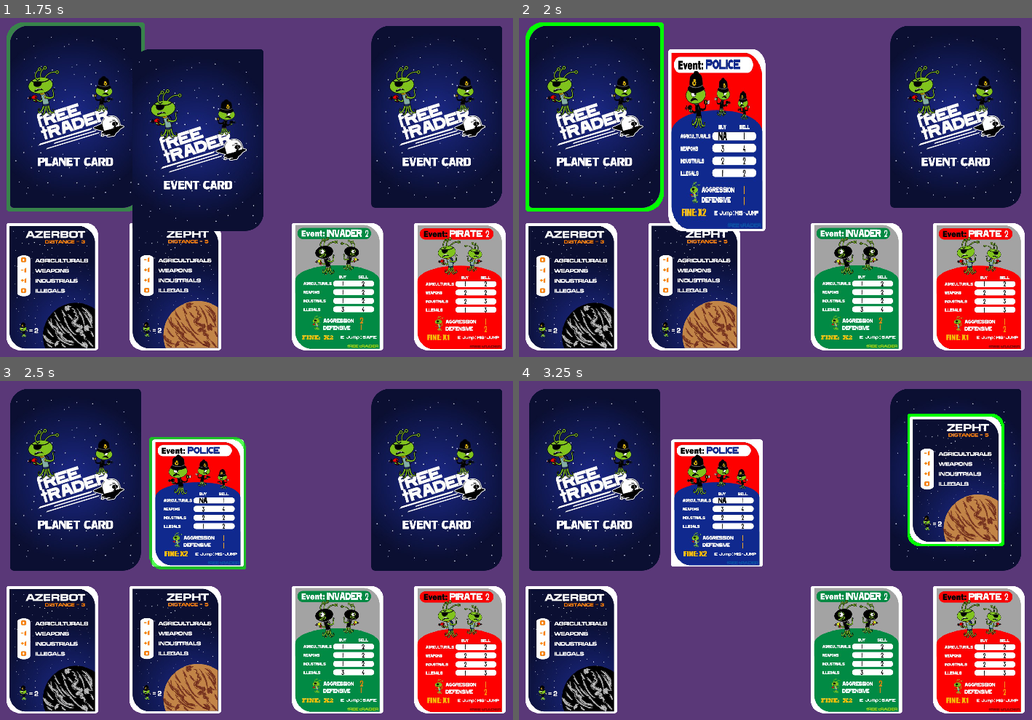
Above: before the commit, frames 1-4 (two rows, left to right).
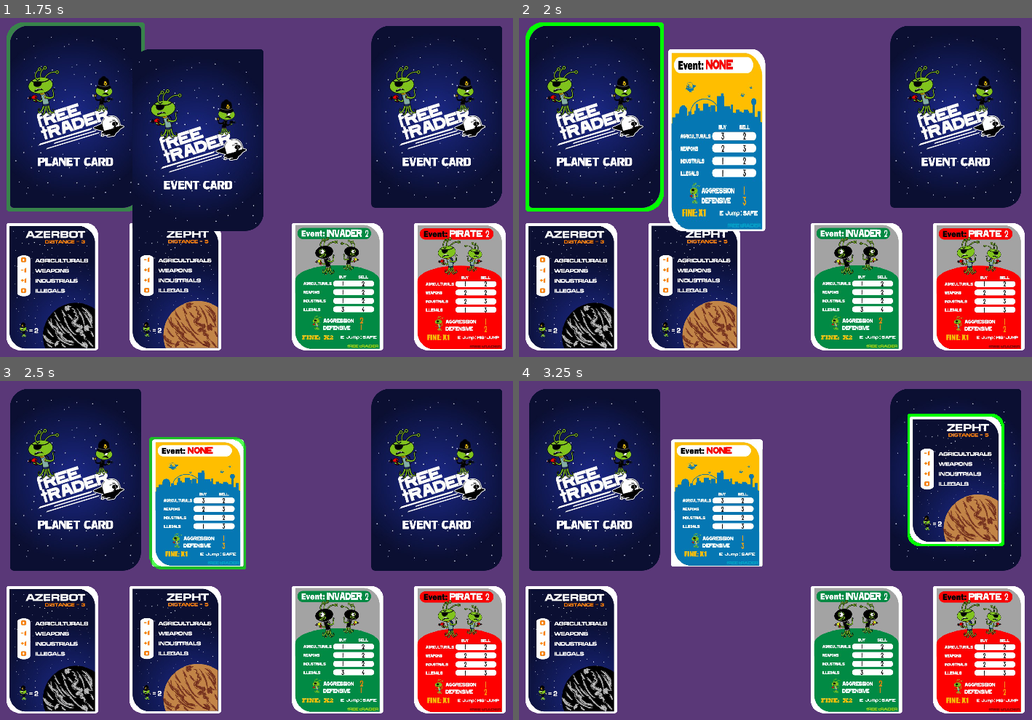
Above: after the commit, the same moments.

Repository: OdatNurd/devember-2024
Game: Godot game, scene res://scenes/main.tscn
The game is run twice, just before and just after one commit, with the same random seed, the same clock (stepped at 60 frames per second) and the same inputs.
Inputs (mouse positions are in pixels of both pictures, inside the frame that each line leads up to):
- Up to frame 1 (1.75 s): tap Enter at 0.5 s; drag from (76, 116) to (436, 116) at 0.52 s; drag from (436, 116) to (76, 116) at 1.27 s
- Up to frame 2 (2 s): no input
- Up to frame 3 (2.5 s): move the mouse to (200, 503) at 2.02 s; hold D (token_rotate_right) from 2.03 s (still down); hold W (token_flip) from 2.03 s (still down); click (200, 503) at 2.17 s
- Up to frame 4 (3.25 s): release D (token_rotate_right) at 2.75 s; release W (token_flip) at 2.75 s; tap R (token_reset) at 2.75 s; drag from (693, 648) to (955, 479) at 2.77 s

Frame 1 is identical in both runs. In frame 2, 7.9% of the frame differs, in the area x 29-49%, y 10-63%; in frame 3, 5.2%; in frame 4, 5.2%.

Commit message:
Give decks a shuffled/unshuffled state
Some decks of cards are meant to be shuffled up, while others are meant
to be drawn in a specific order.

This includes a new option which can be used indicate which of these
states the deck should be in.

When it is turned on, the deck is shuffled after loading; otherwise the
cards are left in native deck order.

Diff:
--- a/scenes/components/card_deck.gd
+++ b/scenes/components/card_deck.gd
@@ -20,6 +20,11 @@
 ## Cards dealt from this deck are sent to the location of the pile with this
 ## id; if invalid or empty, cards deal on top of the deck.
 @export var deck_pile_id : String
+
+## If true, when the deck is created, the cards in it will be shuffled. When
+## this is false, the cards in the deck will be in the order specified in the
+## deck layout resource.
+@export var deck_shuffle := true
 
 # The cards that appear in the deck; this stores the nodes, which have already
 # been added to the tree (or will be, if we're still starting up), but this
@@ -123,6 +128,10 @@
         get_parent().add_child.call_deferred(new_card)
         _cards.append(new_card)
 
+    # If we are supposed to shuffle the deck on load, do that now.
+    if deck_shuffle:
+        shuffle_cards()
+
 
 ## -----------------------------------------------------------------------------
 
@@ -149,6 +158,14 @@
         execute_tween(flip_token)
 
 
+## Shuffle all of the cards that are currently within the _cards array that
+## specifies the contents of this deck. This leaves out of the shuffle any cards
+## that have previously been dealt.
+func shuffle_cards() -> void:
+    print("shuffling: %s" % token_details.name)
+    _cards.shuffle()
+
+
 func _input(event: InputEvent):
     # Don't consume any input events if this node is not the active node
     if not is_active:
--- a/scenes/main.tscn
+++ b/scenes/main.tscn
@@ -23,6 +23,7 @@
 position = Vector2(112, 144)
 scale = Vector2(0.5, 0.5)
 deck_pile_id = ""
+deck_shuffle = false
 token_id = "_planet_deck"
 token_details = ExtResource("9_gmk7r")
 token_facing = 1
@@ -33,6 +34,7 @@
 scale = Vector2(0.5, 0.5)
 deck_cards = ExtResource("4_2raot")
 deck_pile_id = "_event_pile"
+deck_shuffle = true
 token_id = "_event_deck"
 token_details = ExtResource("9_rgc6p")
 token_facing = 1
